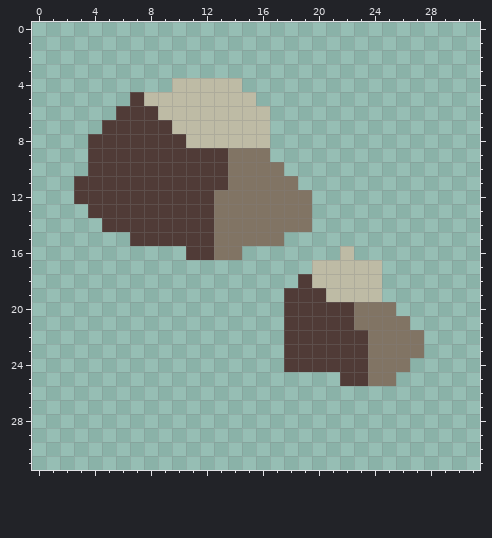
Edited in one commit: pixel-art sprite (sprites/blocks/environment/ores/ore-nickel3.png). Above: the version before the commit.
The file is 32x32 pixels.
The result:
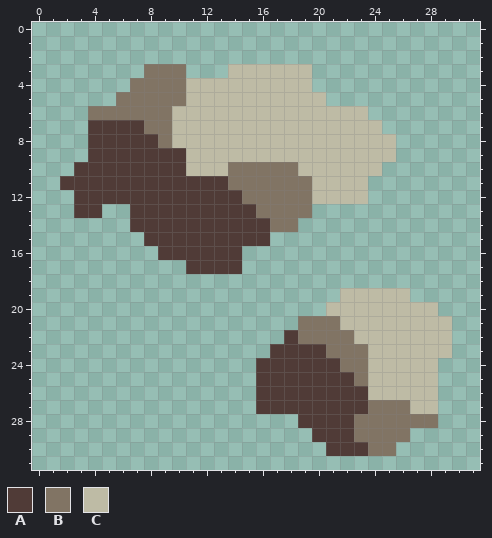
Palette (. is transparent): A #503b37  B #817464  C #bebba5
Change:
The author put colour A in row 7 at x 4; in row 10 at x 3; in row 11 at x 2; in row 13 at x 3; in row 16 at x 9 to 10; in row 17 at x 11 to 14.
The author put colour A in row 23 at x 17; in row 24 at x 16 to 17; in row 25 at x 16 to 21; in rows 26 to 27 at x 16 to 23; in row 28 at x 19 to 22; in row 29 at x 20 to 22.
The author put colour A in row 30 at x 21 to 23.
Colour B becomes colour A in row 12 at x 13 to 14; in row 13 at x 13 to 15; in rows 14 to 15 at x 13 to 16; in row 16 at x 13 to 14.
The author put colour B in row 3 at x 8 to 10; in row 4 at x 7 to 9; in row 5 at x 6; in row 6 at x 4 to 5; in row 10 at x 18; in row 11 at x 19.
The author put colour B in row 27 at x 24 to 26; in row 28 at x 23 to 28; in row 29 at x 23 to 26; in row 30 at x 24 to 25.
Colour A becomes colour B in row 5 at x 7; in row 6 at x 6 to 8; in row 7 at x 8 to 9; in row 8 at x 9; in row 21 at x 19 to 21; in row 22 at x 19 to 22.
Colour A becomes colour B in row 23 at x 21 to 23; in row 24 at x 22 to 23; in row 25 at x 23.
Colour C becomes colour B in row 4 at x 10; in row 5 at x 8 to 10; in row 6 at x 9.
The author put colour C in row 3 at x 14 to 19; in row 4 at x 15 to 19; in row 5 at x 16 to 20; in row 6 at x 17 to 23; in row 7 at x 17 to 24; in rows 8 to 9 at x 17 to 25.
The author put colour C in row 10 at x 19 to 24; in rows 11 to 12 at x 20 to 23; in row 19 at x 25 to 26; in row 20 at x 26 to 28; in row 21 at x 27 to 29; in rows 22 to 23 at x 28 to 29.
The author put colour C in row 24 at x 27 to 28; in row 25 at x 26 to 28; in row 26 at x 24 to 28; in row 27 at x 27 to 28.
Colour A becomes colour C in row 8 at x 10; in rows 9 to 10 at x 11 to 13; in row 20 at x 21 to 22; in row 21 at x 22; in row 22 at x 23.
Colour B becomes colour C in row 9 at x 14 to 16; in row 20 at x 23 to 25; in row 21 at x 23 to 26; in rows 22 to 23 at x 24 to 27; in row 24 at x 24 to 26; in row 25 at x 24 to 25.
Colour A is gone in rows 13 to 14 at x 5 to 6; in row 15 at x 7; in row 18 at x 19; in rows 19 to 20 at x 18 to 20; in row 21 at x 18.
Colour B is gone in row 14 at x 19; in row 15 at x 17.
Colour C is gone in row 16 at x 22; in rows 17 to 18 at x 20 to 24; in row 19 at x 21.
Changed places in both pictures, as pixel boxes (x1, y1, x2, y2):
changed: (60, 64, 452, 456)
